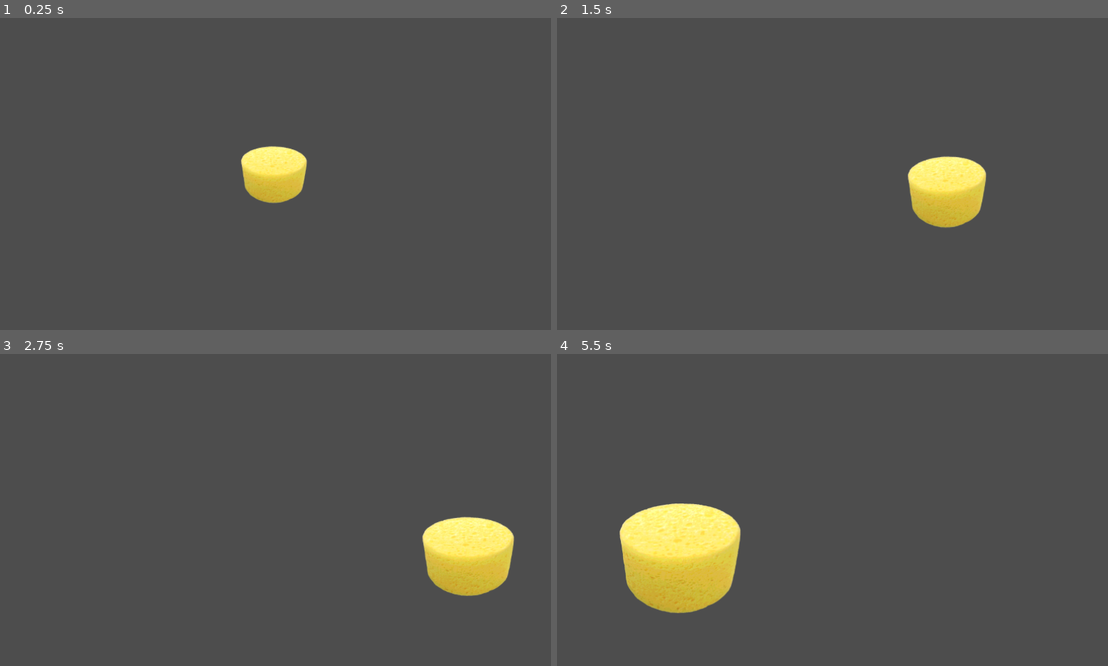
Above: before the commit, frames 1-4 (two rows, left to right).
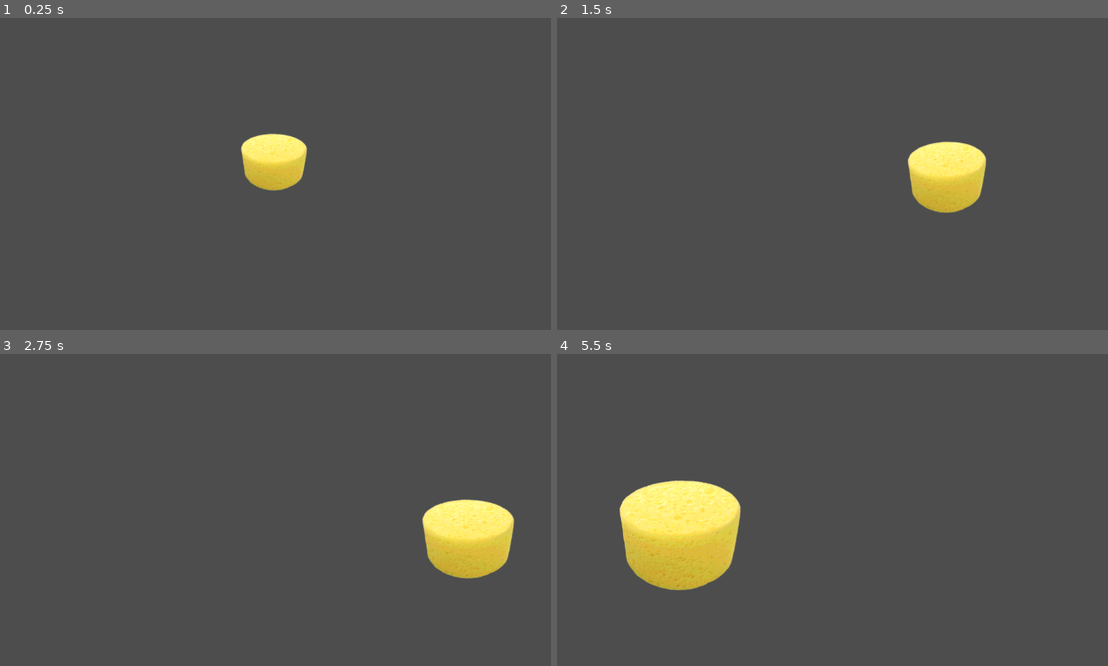
Above: after the commit, the same moments.

Repository: Indivicivet/spunj
Game: Godot game, scene res://scenes/game_3d.tscn
Same seed, same stepped clock (60 frames per second), same inputs: the game is played once before the commit and once after it. This scene is started directly instead of the project's main scene.
Inputs (mouse positions are in pixels of both pictures, inside the frame that each line leads up to):
- Up to frame 1 (0.25 s): no input
- Up to frame 2 (1.5 s): tap Enter at 0.5 s; move the mouse to (953, 158) at 0.52 s; hold D (walk_right) 0.53-1.28 s; hold Mouse wheel up (zoom_in) 0.53-1.28 s; move the mouse to (716, 189) at 1.27 s; hold S (walk_down) from 1.28 s (still down); tap Mouse wheel down (zoom_out) at 1.35 s
- Up to frame 3 (2.75 s): move the mouse to (330, 441) at 2.02 s; release S (walk_down) at 2.03 s; hold D (walk_right) from 2.03 s (still down); hold Mouse wheel up (zoom_in) from 2.03 s (still down)
- Up to frame 4 (5.5 s): move the mouse to (804, 572) at 2.77 s; release D (walk_right) at 2.78 s; release Mouse wheel up (zoom_in) at 2.78 s; hold W (walk_up) 2.78-3.53 s; tap Mouse wheel down (zoom_out) at 2.85, 4.35 s; move the mouse to (997, 556) at 3.52 s; hold Mouse wheel up (zoom_in) 3.53-4.28 s; hold A (walk_left) 3.53-5.03 s; move the mouse to (661, 463) at 4.27 s; move the mouse to (860, 510) at 5.02 s; hold S (walk_down) from 5.03 s (still down); hold Mouse wheel up (zoom_in) from 5.03 s (still down)

The runs differ from the first frame. In frame 1, 1.7% of the frame differs, in the area x 43-56%, y 36-60%; in frame 2, 2.4%; in frame 3, 3.3%; in frame 4, 5.7%, in the area x 11-34%, y 40-84%.

Commit message:
Rescale units by 100x
Godot uses "m" and "kg", which I am using to represent centimetres and milligrams. There doesn't seem to be any way to relabel them!

Diff:
--- a/GodotProject/scenes/adspunjerer_3d.tscn
+++ b/GodotProject/scenes/adspunjerer_3d.tscn
@@ -3,17 +3,23 @@
 [ext_resource type="SpriteFrames" uid="uid://rp0lejqwd5so" path="res://assets/sprites/adspunjerer.tres" id="2_1fu45"]
 
 [sub_resource type="CylinderShape3D" id="CylinderShape3D_n0d67"]
-height = 0.03
-radius = 0.03
+margin = 0.0
+height = 3.0
+radius = 3.0
 
-[node name="CharacterBody3D" type="CharacterBody3D"]
-
-[node name="CollisionShape3D" type="CollisionShape3D" parent="."]
-shape = SubResource("CylinderShape3D_n0d67")
+[node name="Adspunjerer3D" type="CharacterBody3D"]
+collision_layer = 2
+collision_mask = 3
+axis_lock_linear_y = true
+axis_lock_angular_x = true
+axis_lock_angular_z = true
 
 [node name="AnimatedSprite3D" type="AnimatedSprite3D" parent="."]
-transform = Transform3D(1, 0, 0, 0, 0.866025, 0.5, 0, -0.5, 0.866025, 0, 0, 0)
-pixel_size = 0.0001
+transform = Transform3D(1, 0, 0, 0, 0.866025, 0.5, 0, -0.5, 0.866025, 0, 1.5, 0)
 sprite_frames = ExtResource("2_1fu45")
 animation = &"walk"
 autoplay = "walk"
+
+[node name="CollisionShape3D" type="CollisionShape3D" parent="."]
+transform = Transform3D(1, 0, 0, 0, 1, 0, 0, 0, 1, 0, 1.5, 0)
+shape = SubResource("CylinderShape3D_n0d67")
--- a/GodotProject/scenes/game_3d.tscn
+++ b/GodotProject/scenes/game_3d.tscn
@@ -1,8 +1,14 @@
-[gd_scene load_steps=4 format=3 uid="uid://blpc6pvpxt0j3"]
+[gd_scene load_steps=7 format=3 uid="uid://blpc6pvpxt0j3"]
 
 [ext_resource type="PackedScene" uid="uid://dcpc5ql4ujd1v" path="res://scenes/adspunjerer_3d.tscn" id="1_covkf"]
 [ext_resource type="Script" path="res://scripts/camera_pivot_3d.gd" id="1_mf45f"]
 [ext_resource type="Script" path="res://scripts/adspunjerer_3d.gd" id="2_c34sh"]
+[ext_resource type="Script" path="res://scripts/penny_spawner_3d.gd" id="4_knyrr"]
+
+[sub_resource type="PhysicsMaterial" id="PhysicsMaterial_ty12r"]
+rough = true
+
+[sub_resource type="WorldBoundaryShape3D" id="WorldBoundaryShape3D_rd785"]
 
 [node name="Game3D" type="Node3D"]
 
@@ -13,6 +19,16 @@
 script = ExtResource("1_mf45f")
 
 [node name="Camera3D" type="Camera3D" parent="CameraPivot"]
-transform = Transform3D(1, 0, 0, 0, 0.866025, 0.5, 0, -0.5, 0.866025, 0, 1, 1.732)
+transform = Transform3D(1, 0, 0, 0, 0.866025, 0.5, 0, -0.5, 0.866025, 0, 10, 17.321)
 projection = 1
-size = 0.2
+size = 10.0
+
+[node name="StaticBody3D" type="StaticBody3D" parent="."]
+physics_material_override = SubResource("PhysicsMaterial_ty12r")
+
+[node name="CollisionShape3D" type="CollisionShape3D" parent="StaticBody3D"]
+shape = SubResource("WorldBoundaryShape3D_rd785")
+
+[node name="PennySpawner3D" type="Node3D" parent="."]
+transform = Transform3D(1, 0, 0, 0, 1, 0, 0, 0, 1, 0, 0, -15)
+script = ExtResource("4_knyrr")
--- a/GodotProject/scripts/adspunjerer_3d.gd
+++ b/GodotProject/scripts/adspunjerer_3d.gd
@@ -1,6 +1,6 @@
 class_name Adspunjerer3D extends CharacterBody3D
 
-var walk_speed : float = 0.2
+var walk_speed : float = 20
 var sprite : AnimatedSprite3D
 
 var rng = RandomNumberGenerator.new()
--- a/GodotProject/scripts/camera_pivot_3d.gd
+++ b/GodotProject/scripts/camera_pivot_3d.gd
@@ -1,13 +1,13 @@
 extends Node3D
 
-var adspunjerer : Adspunjerer3D
+var adspunjerer : Node3D
 var camera : Camera3D
 
 # Using a hidden discretised logarithmic zoom level for peace of mind
 var zoom_level : int = log(5) / log(1.001)
 var min_zoom_level : int = 0
 var max_zoom_level : int = log(10) / log(1.001)
-var pixels_per_metre : int = 10000
+var pixels_per_metre : int = 100
 
 # Called when the node enters the scene tree for the first time.
 func _ready() -> void:
